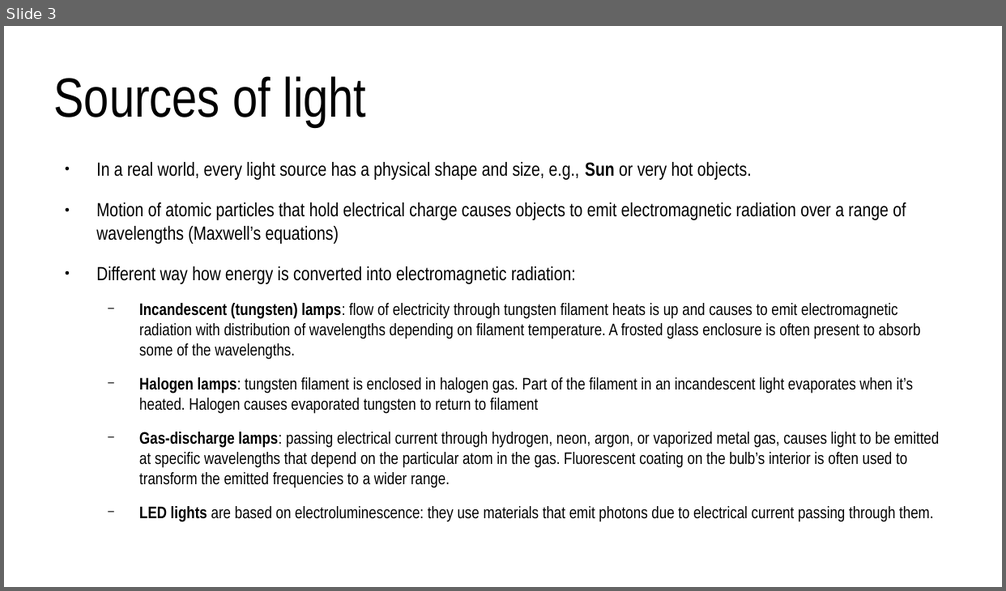
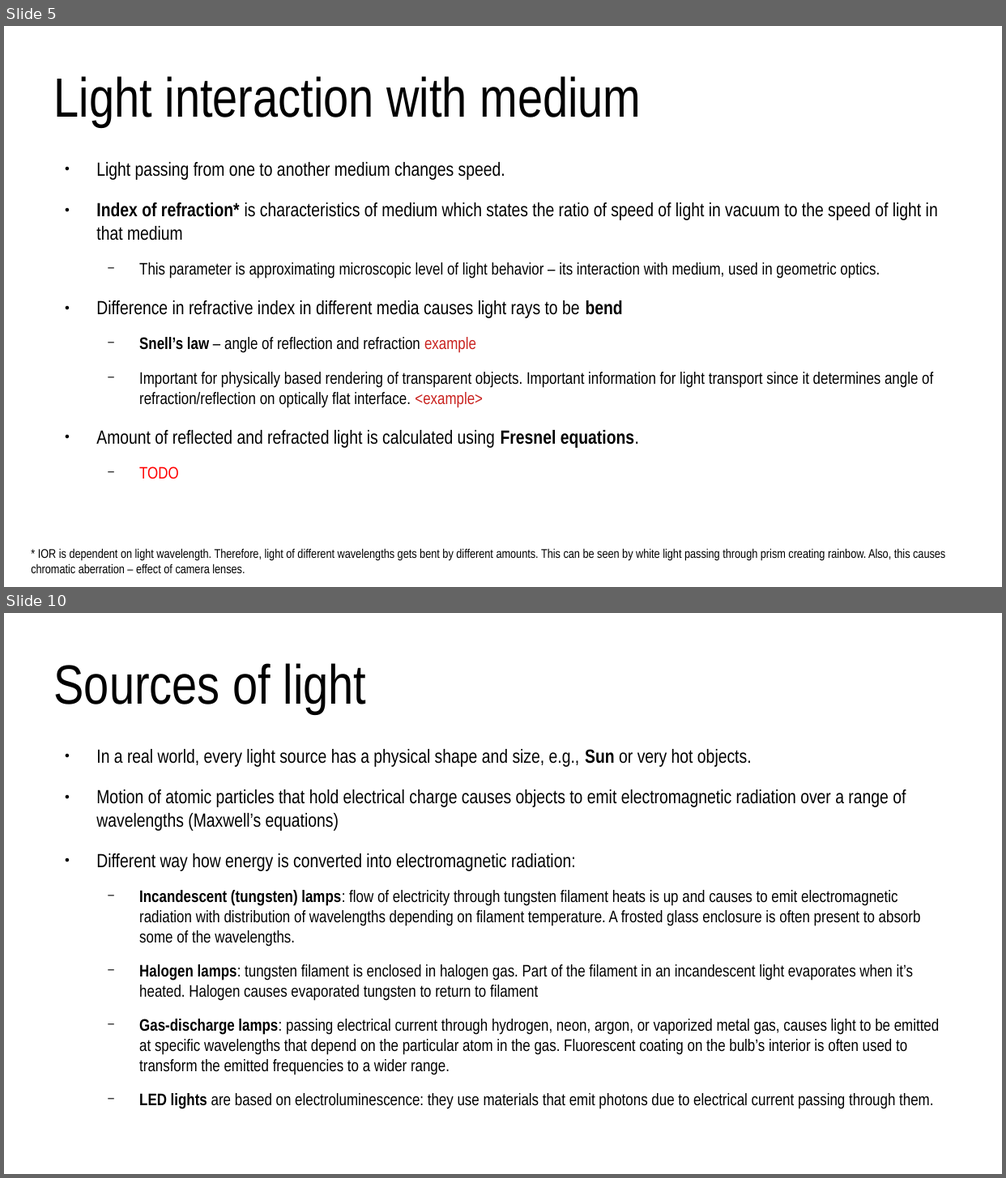
Before and after one commit to lorentzo/IntroductionToComputerGraphics, a slide deck: lectures/3_foundations_3d_scene/3_3_light.odp. Shown one above the other, each under a label of ours: slide 3 before the commit, slides 5 and 10 after it; the slides between them are not shown. The pictures are 1006x591 and 1006x1178 pixels, drawn with LibreOffice and Linux fonts; fonts in the diff are those of the drawing. Boxes give left, top, right and bottom in pixels: in the first picture for what was removed or moved away, otherwise in the second. Text is boxed around its words. In the diff, an @@ line names an element or a change of style, - is before the commit and + after.

Commit message:
light

```diff
--- a/lectures/3_foundations_3d_scene/3_3_light.odp
+++ b/lectures/3_foundations_3d_scene/3_3_light.odp
@@ slide 5 added at (x1=4, y1=26, x2=1002, y2=587), background #FFFFFF @@
@@ title added at (x1=54, y1=76, x2=641, y2=127), 44 pt, text #000000 @@
+Light interaction with medium
@@ text added at (x1=96, y1=162, x2=938, y2=480), 13.3 pt, text #000000 @@
+● Light passing from one to another medium changes speed.
+● Index of refraction* is characteristics of medium which states the ratio of speed of light in vacuum to the speed of light in that medium
+  − This parameter is approximating microscopic level of light behavior – its interaction with medium, used in geometric optics.
+● Difference in refractive index in different media causes light rays to be bend
+  − Snell’s law – angle of reflection and refraction example
+  − Important for physically based rendering of transparent objects. Important information for light transport since it determines angle of refraction/reflection on optically flat interface. <example>
+● Amount of reflected and refracted light is calculated using Fresnel equations.
+  − TODO
@@ text added at (x1=31, y1=548, x2=945, y2=574), 10 pt, text #000000 @@
+* IOR is dependent on light wavelength. Therefore, light of different wavelengths gets bent by different amounts. This can be seen by white light passing through prism creating rainbow. Also, this causes chromatic aberration – effect of camera lenses.
@@ what was slide 3 is now slide 10 @@
```
Also in this commit, not shown: 2 slides changed, 12 other slides added, 1 slide removed, 3 other files.
